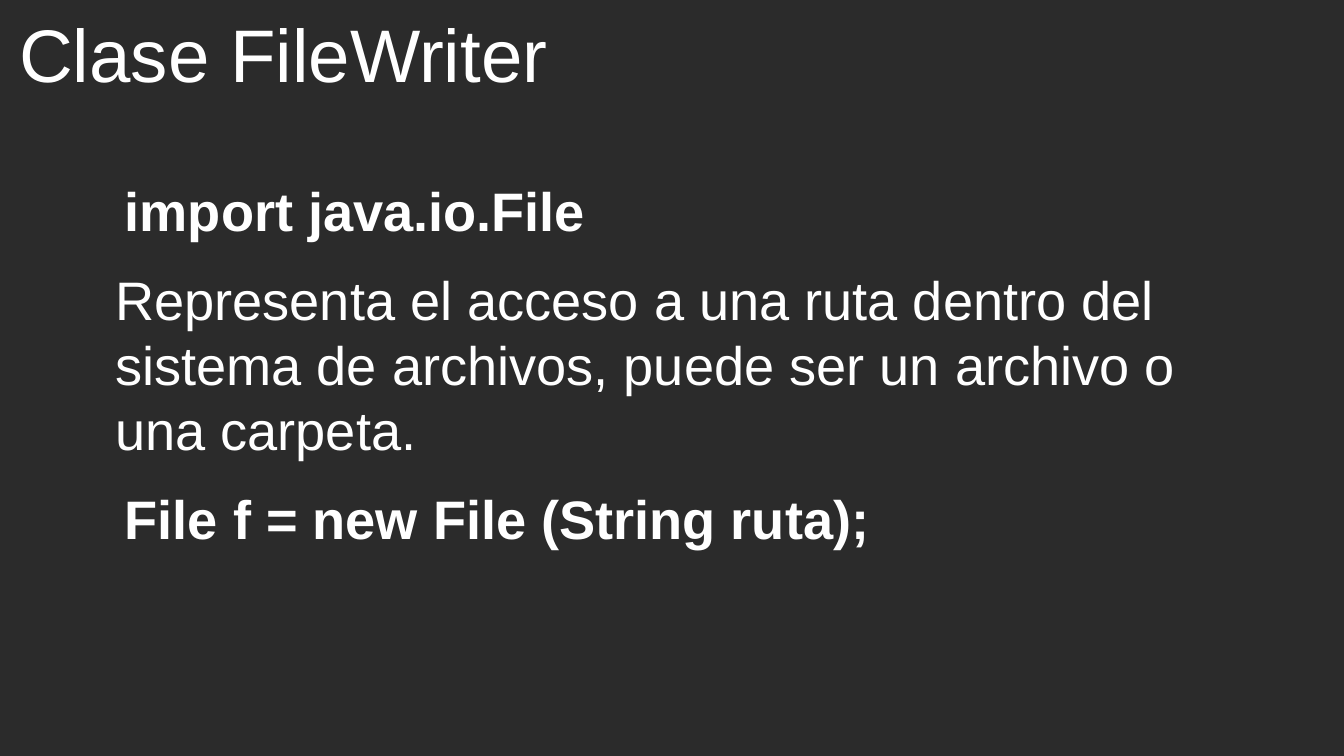
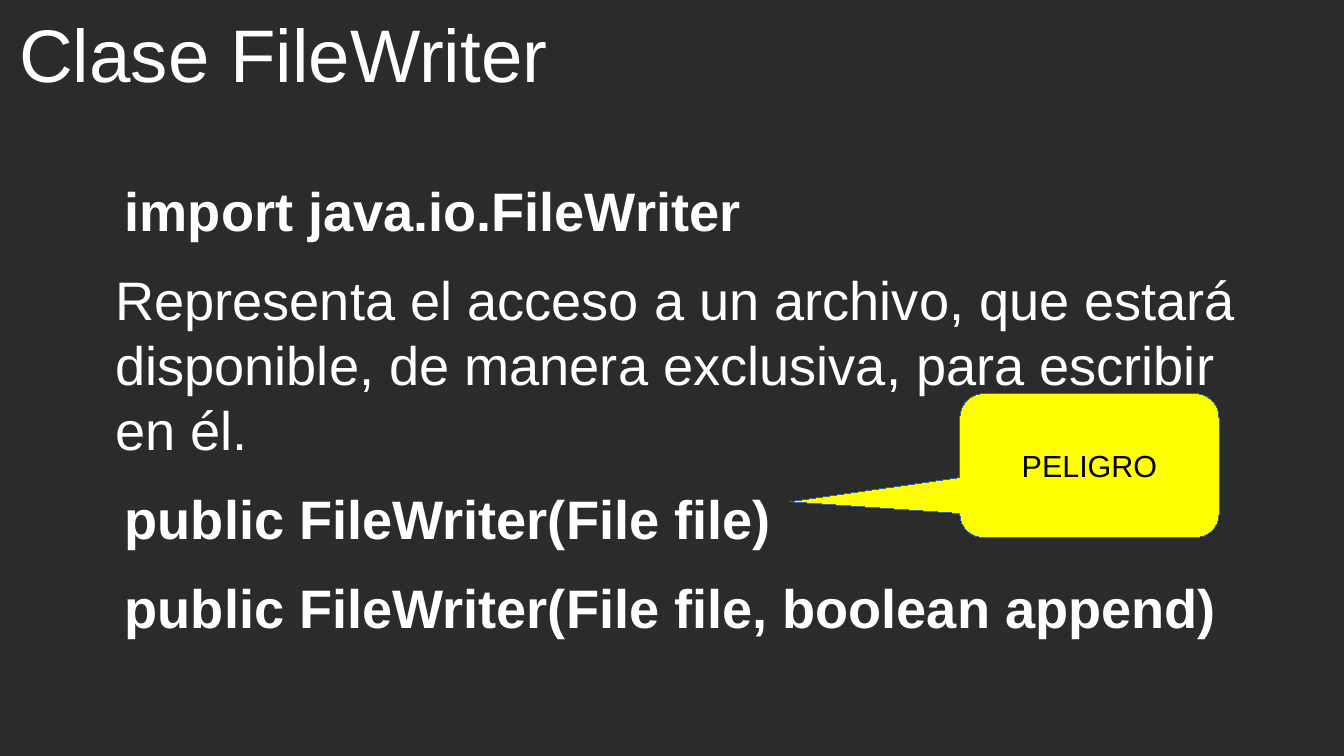
Before and after one commit to cmorenoruiz/ApuntesProgramacion, a slide deck: slide 9 of Unidad 11 Ficheros/Clase FileWriter Presentación para clase.odp (slide 3 before the commit). Drawn at 1344x756 pixels with LibreOffice and Linux fonts; fonts in the diff are those of the drawing; background and template pictures are left out; a plain dark background stands for a picture behind light text. Boxes give left, top, right and bottom in pixels: in the first picture for what was removed or moved away, otherwise in the second. Text is boxed around its words. In the diff, an @@ line names an element or a change of style, - is before the commit and + after.

Commit message:
Presentación con las diapositivas sobre métodos write y close

```diff
--- a/Unidad 11 Ficheros/Clase FileWriter Presentación para clase.odp
+++ b/Unidad 11 Ficheros/Clase FileWriter Presentación para clase.odp
@@ text at [115, 191, 1236, 637]: text changed; bold on @@
-import java.io.File
-Representa el acceso a una ruta dentro del sistema de archivos, puede ser un archivo o una carpeta.
-File f = new File (String ruta);
+import java.io.FileWriter
+Representa el acceso a un archivo, que estará disponible, de manera exclusiva, para escribir en él.
+public FileWriter(File file)
+public FileWriter(File file, boolean append)
@@ rounded speech box added at [960, 394, 1220, 538], fill #FFFF00, outline #3465A4 0 pt, 18 pt, text #000000 @@
+PELIGRO
```
Also in this commit, not shown: 3 other slides changed, 8 slides added, 2 slides removed.
